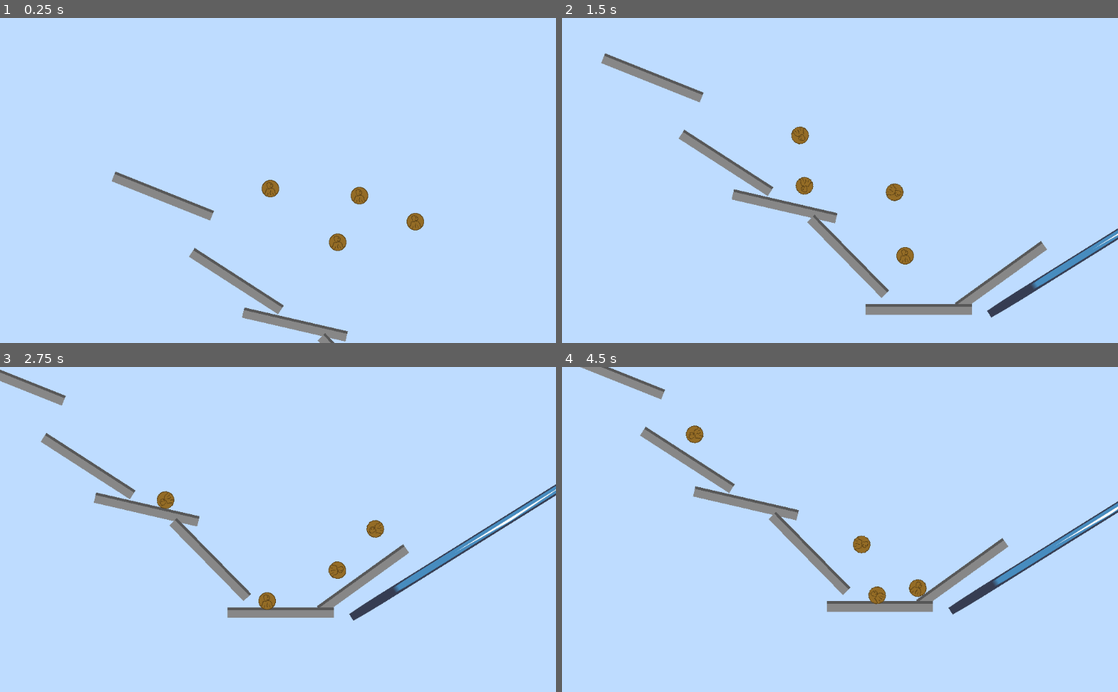
Above: before the commit, frames 1-4 (two rows, left to right).
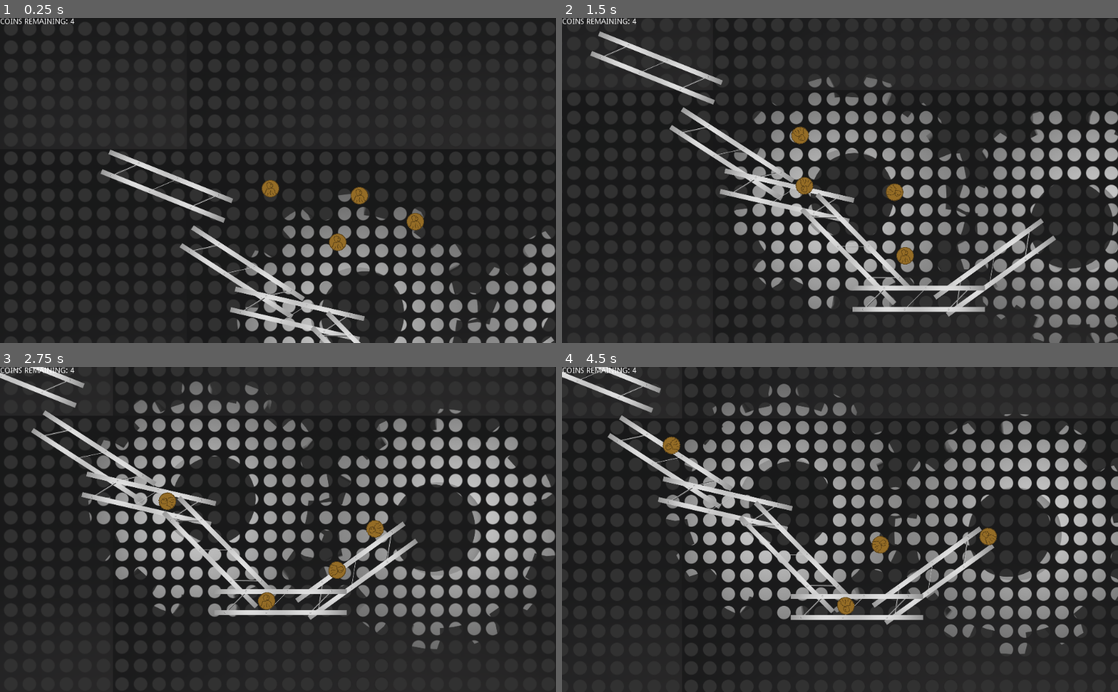
Above: after the commit, the same moments.

Repository: mjones129/keepTheChange
Game: Godot game, scene res://Stage1.tscn
Same seed, same stepped clock (60 frames per second), same inputs: the game is played once before the commit and once after it. The engine's default icon, where the game draws it, is replaced by a stand-in: a white triangle on a blue panel in a dark square.
Inputs:
- Up to frame 1 (0.25 s): no input
- Up to frame 2 (1.5 s): tap Space (jump) at 0.6, 0.77, 1.07, 1.35 s
- Up to frame 3 (2.75 s): tap Space (jump) at 1.52, 1.82, 2.1 s
- Up to frame 4 (4.5 s): tap Space (jump) at 2.85, 3.02, 3.32, 3.6, 3.77, 4.07, 4.35 s

The runs differ from the first frame. In frame 1, 99% of the frame differs, in the area x 0-100%, y 0-100%; in frame 2, 99%; in frame 3, 99%; in frame 4, 100%.

Commit message:
add scoring system and update gfx

Diff:
--- /dev/null
+++ b/Global.gd
@@ -0,0 +1,6 @@
+extends Node
+
+var coinsRemaining
+
+func _ready():
+	pass
--- a/Stage1.gd
+++ b/Stage1.gd
@@ -1,15 +1,25 @@
+
 extends Node2D
 
 var allCoins = Array()
-var number = allCoins.size()
+var Global = preload("res://Global.gd")
 
 func _ready():
 	gather_coins()
 
+
 func _physics_process(delta):
-	print(averageEverything())
+	print(allCoins.size())
+	#set camera position
 	positionCamera()
 
+	#bang on the machine
+	if Input.is_action_just_pressed("jump"):
+		$machineBang.play()
+
+	#display score
+
+	$CanvasLayer/Control/MarginContainer/RichTextLabel.set_text("COINS REMAINING: " + str($"/root/Global".coinsRemaining))
 
 func addEverything():
 	var sum = Vector2(0, 0)
@@ -18,8 +28,11 @@
 	return sum
 
 func gather_coins():
+	allCoins.clear()
 	for i in get_node("all2Coins").get_children():
 		allCoins.append(i)
+	$"/root/Global".coinsRemaining = allCoins.size()
+
 
 func averageEverything():
 	return (addEverything() / allCoins.size())
--- a/Stage1.tscn
+++ b/Stage1.tscn
@@ -6,8 +6,28 @@
 [ext_resource path="res://Stage1.gd" type="Script" id=4]
 [ext_resource path="res://audio/insert-coin.ogg" type="AudioStream" id=5]
 [ext_resource path="res://TouchControl.tscn" type="PackedScene" id=6]
+[ext_resource path="res://gearLoop1/0004.png" type="Texture" id=7]
 [ext_resource path="res://audio/metal-bang-1.ogg" type="AudioStream" id=8]
 [ext_resource path="res://coin2.tscn" type="PackedScene" id=9]
+[ext_resource path="res://gearLoop1/0006.png" type="Texture" id=10]
+[ext_resource path="res://gearLoop1/0007.png" type="Texture" id=11]
+[ext_resource path="res://gearLoop1/0008.png" type="Texture" id=12]
+[ext_resource path="res://gearLoop1/0009.png" type="Texture" id=13]
+[ext_resource path="res://gearLoop1/0010.png" type="Texture" id=14]
+[ext_resource path="res://gearLoop1/0011.png" type="Texture" id=15]
+[ext_resource path="res://gearLoop1/0001.png" type="Texture" id=16]
+[ext_resource path="res://gearLoop1/0002.png" type="Texture" id=17]
+[ext_resource path="res://gearLoop1/0003.png" type="Texture" id=18]
+[ext_resource path="res://gearLoop1/0005.png" type="Texture" id=19]
+[ext_resource path="res://metalPlate (1).png" type="Texture" id=20]
+
+[sub_resource type="SpriteFrames" id=1]
+animations = [ {
+"frames": [ ExtResource( 16 ), ExtResource( 17 ), ExtResource( 18 ), ExtResource( 7 ), ExtResource( 19 ), ExtResource( 10 ), ExtResource( 11 ), ExtResource( 12 ), ExtResource( 13 ), ExtResource( 14 ), ExtResource( 15 ) ],
+"loop": true,
+"name": "default",
+"speed": 24.0
+} ]
 
 [node name="Stage1" type="Node2D"]
 script = ExtResource( 4 )
@@ -18,6 +38,27 @@
 [node name="Intro" parent="CanvasLayer" instance=ExtResource( 3 )]
 
 [node name="TouchControl" parent="CanvasLayer" instance=ExtResource( 6 )]
+
+[node name="Control" type="Control" parent="CanvasLayer"]
+anchor_right = 1.0
+anchor_bottom = 1.0
+__meta__ = {
+"_edit_use_anchors_": false
+}
+
+[node name="MarginContainer" type="MarginContainer" parent="CanvasLayer/Control"]
+anchor_right = 1.0
+anchor_bottom = 1.0
+__meta__ = {
+"_edit_use_anchors_": false
+}
+
+[node name="RichTextLabel" type="RichTextLabel" parent="CanvasLayer/Control/MarginContainer"]
+margin_right = 1024.0
+margin_bottom = 600.0
+bbcode_enabled = true
+bbcode_text = "Your Score WIl Go Here!"
+text = "Your Score WIl Go Here!"
 
 [node name="insertCoin" type="AudioStreamPlayer" parent="."]
 pause_mode = 2
@@ -78,5 +119,31 @@
 [node name="outOfBounds" parent="." instance=ExtResource( 1 )]
 position = Vector2( 1041.57, 396.43 )
 rotation = 2.58309
+
+[node name="ParallaxBackground" type="ParallaxBackground" parent="."]
+
+[node name="ParallaxLayer" type="ParallaxLayer" parent="ParallaxBackground"]
+
+[node name="AnimatedSprite" type="AnimatedSprite" parent="ParallaxBackground/ParallaxLayer"]
+position = Vector2( 698.962, 390.92 )
+scale = Vector2( 0.5, 0.5 )
+frames = SubResource( 1 )
+playing = true
+
+[node name="ParallaxLayer3" type="ParallaxLayer" parent="ParallaxBackground"]
+motion_scale = Vector2( 0.5, 0.5 )
+motion_mirroring = Vector2( 512, 512 )
+__meta__ = {
+"_edit_group_": true
+}
+
+[node name="Sprite" type="Sprite" parent="ParallaxBackground/ParallaxLayer3"]
+modulate = Color( 0.188235, 0.180392, 0.180392, 1 )
+texture = ExtResource( 20 )
+centered = false
+
+[node name="ParallaxLayer2" type="ParallaxLayer" parent="ParallaxBackground"]
+
+[node name="Sprite" type="Sprite" parent="ParallaxBackground/ParallaxLayer2"]
 [connection signal="timeout" from="Timer" to="CanvasLayer/Intro" method="_on_Timer_timeout"]
 [connection signal="body_entered" from="outOfBounds" to="." method="_on_outOfBounds_body_entered"]
--- a/TouchControl.tscn
+++ b/TouchControl.tscn
@@ -29,4 +29,21 @@
 [node name="jumpButton" type="TouchScreenButton" parent="Control"]
 shape = SubResource( 1 )
 action = "jump"
+
+[node name="Control2" type="Control" parent="."]
+margin_right = 40.0
+margin_bottom = 40.0
+
+[node name="MarginContainer" type="MarginContainer" parent="Control2"]
+margin_right = 40.0
+margin_bottom = 40.0
+size_flags_horizontal = 3
+size_flags_vertical = 3
+__meta__ = {
+"_edit_use_anchors_": false
+}
+
+[node name="score" type="RichTextLabel" parent="Control2/MarginContainer"]
+margin_right = 40.0
+margin_bottom = 40.0
 [connection signal="pressed" from="Control/jumpButton" to="." method="_on_jumpButton_pressed"]
--- a/outOfBounds.tscn
+++ b/outOfBounds.tscn
@@ -1,6 +1,4 @@
-[gd_scene load_steps=3 format=2]
-
-[ext_resource path="res://icon.png" type="Texture" id=1]
+[gd_scene load_steps=2 format=2]
 
 [sub_resource type="RectangleShape2D" id=1]
 extents = Vector2( 345.958, 10 )
@@ -13,4 +11,3 @@
 [node name="Sprite" type="Sprite" parent="."]
 position = Vector2( 2.5847, 1.29236 )
 scale = Vector2( 10.8946, 0.273049 )
-texture = ExtResource( 1 )
--- a/project.godot
+++ b/project.godot
@@ -20,6 +20,10 @@
 boot_splash/image="res://profile_128.png"
 config/icon="res://icon.png"
 
+[autoload]
+
+Global="*res://Global.gd"
+
 [input]
 
 jump={
@@ -41,5 +45,5 @@
 quality/driver/driver_name="GLES2"
 vram_compression/import_etc=true
 vram_compression/import_etc2=false
-environment/default_clear_color=Color( 0.745098, 0.862745, 1, 1 )
+environment/default_clear_color=Color( 0.192157, 0.192157, 0.192157, 1 )
 environment/default_environment="res://default_env.tres"
--- a/rail.tscn
+++ b/rail.tscn
@@ -1,9 +1,9 @@
 [gd_scene load_steps=3 format=2]
 
-[ext_resource path="res://rail.png" type="Texture" id=1]
+[ext_resource path="res://coinRail_scaled.png" type="Texture" id=1]
 
 [sub_resource type="RectangleShape2D" id=1]
-extents = Vector2( 98.1998, 10 )
+extents = Vector2( 122.096, 10 )
 
 [node name="rail" type="StaticBody2D"]
 
@@ -12,6 +12,6 @@
 shape = SubResource( 1 )
 
 [node name="Sprite" type="Sprite" parent="."]
-position = Vector2( -0.270178, 4.54099 )
-scale = Vector2( 1.5277, 1.21079 )
+position = Vector2( 0, -14.7168 )
+scale = Vector2( 0.5, 0.5 )
 texture = ExtResource( 1 )
Not shown: 1 places in Stage1.tscn that only renumber resources
Binary file added: coinRail_scaled.png
Not shown, added: coinRail_scaled.png.import
Binary file added: gearLoop1/0001.png
Not shown, added: gearLoop1/0001.png.import
Binary file added: gearLoop1/0002.png
Not shown, added: gearLoop1/0002.png.import
Binary file added: gearLoop1/0003.png
Not shown, added: gearLoop1/0003.png.import
Binary file added: gearLoop1/0004.png
Not shown, added: gearLoop1/0004.png.import
Binary file added: gearLoop1/0005.png
(and 17 more such lines)
